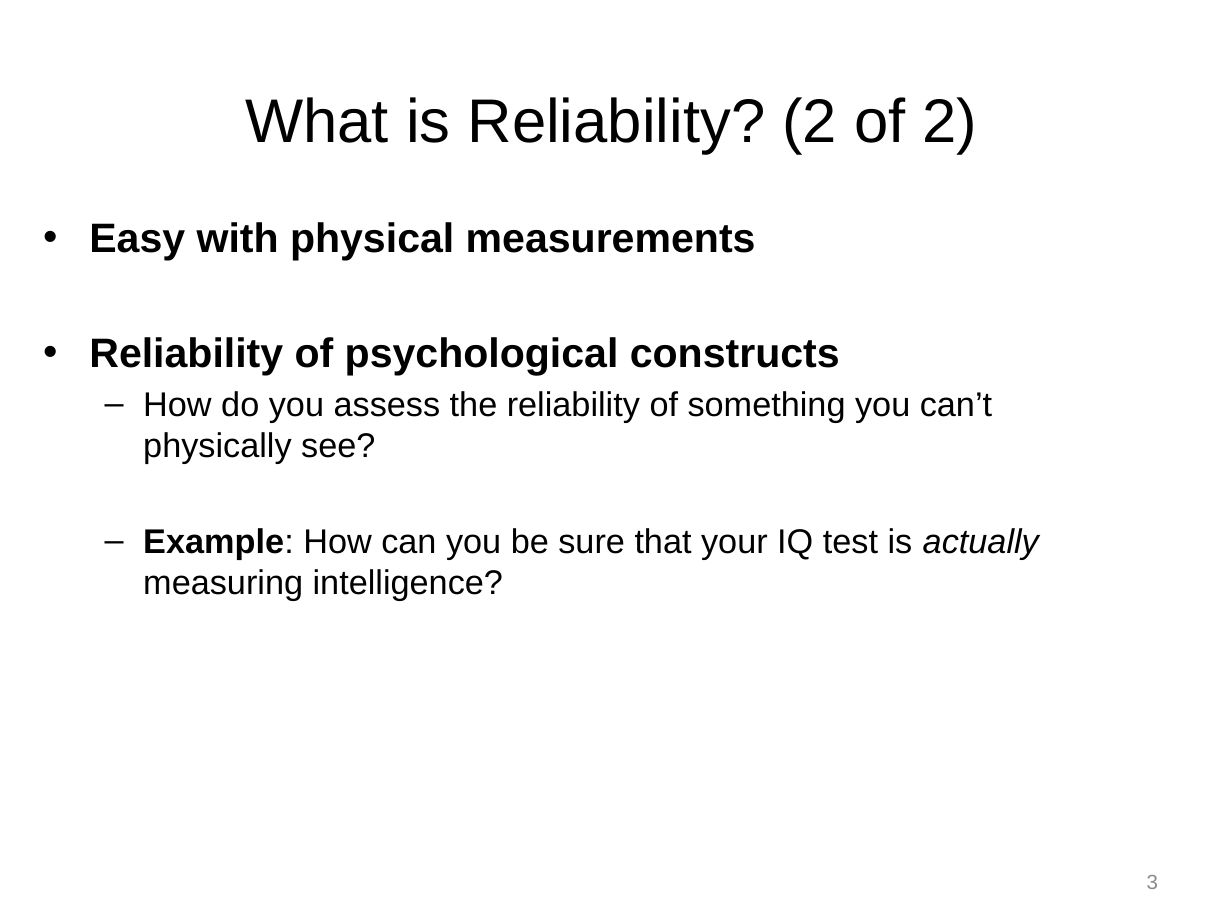
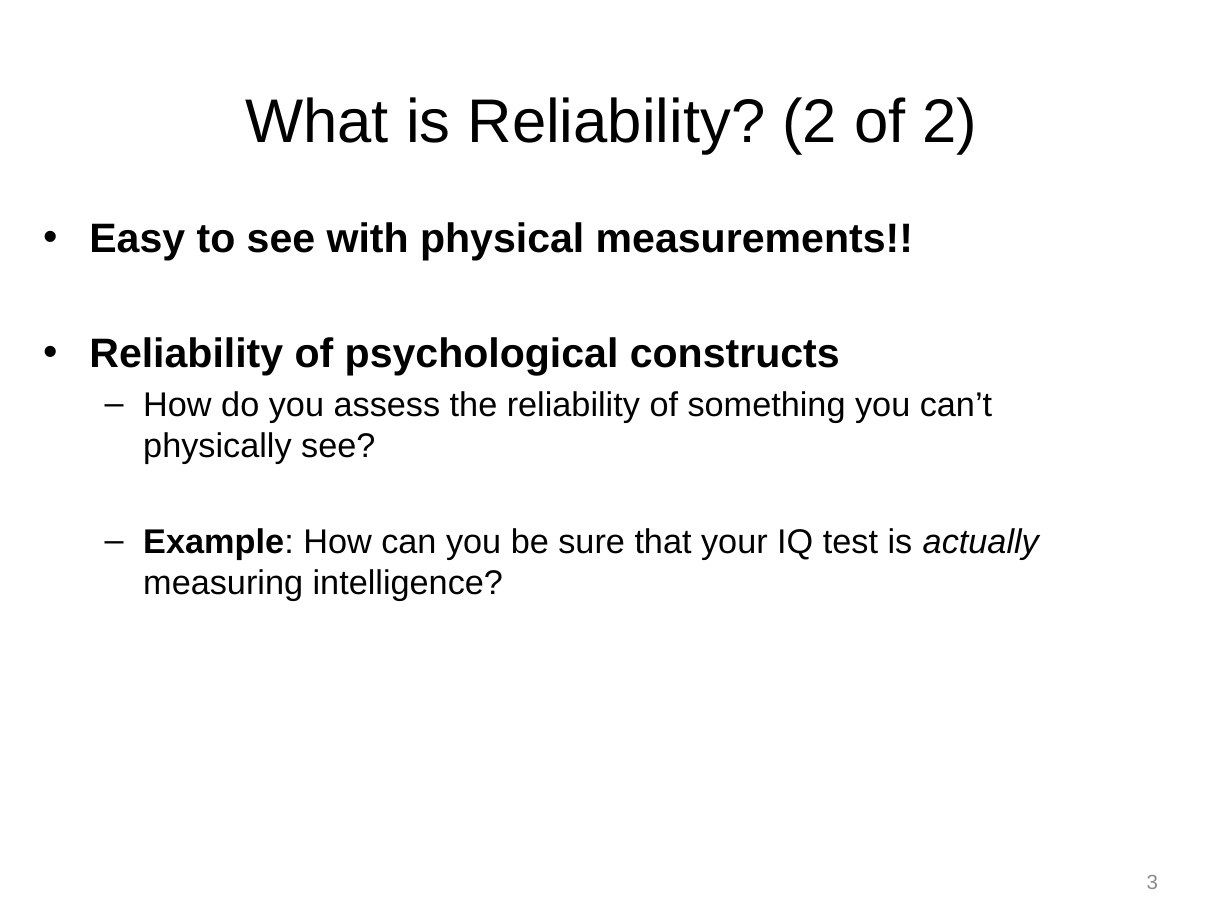
Before and after one commit to npm27/Teaching-Materials, a slide deck: slide 3 of Tests and Eval/Slides/5 Chapter 5.pptx. Drawn at 1232x924 pixels with LibreOffice and Linux fonts; fonts in the diff are those of the drawing. Boxes give left, top, right and bottom in pixels: in the first picture for what was removed or moved away, otherwise in the second. Text is boxed around its words. In the diff, an @@ line names an element or a change of style, - is before the commit and + after.

```diff
--- a/Tests and Eval/Slides/5 Chapter 5.pptx
+++ b/Tests and Eval/Slides/5 Chapter 5.pptx
@@ text at (x1=89, y1=222, x2=913, y2=260): text changed @@
-• Easy with physical measurements
+• Easy to see with physical measurements!!
```
Also in this commit, not shown: 6 other slides changed.
